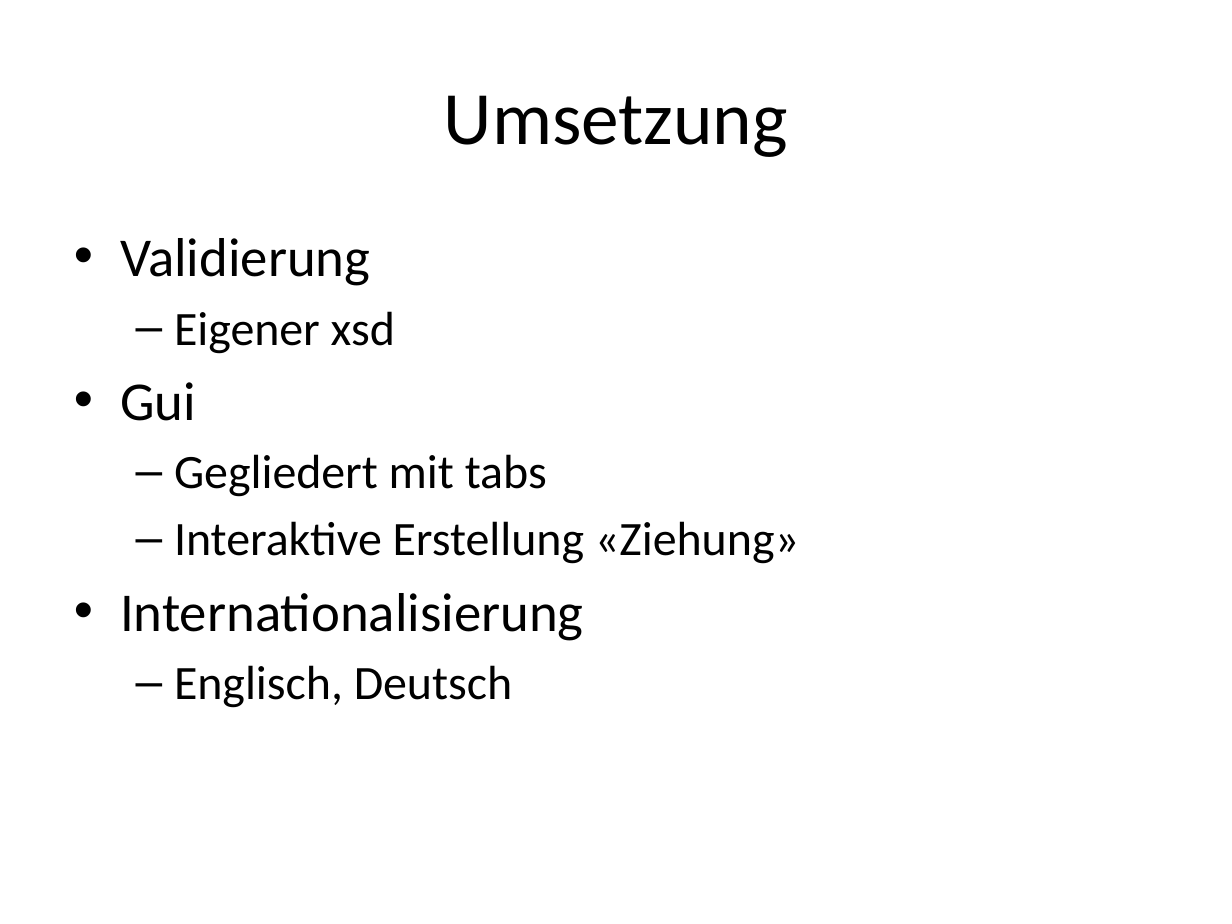
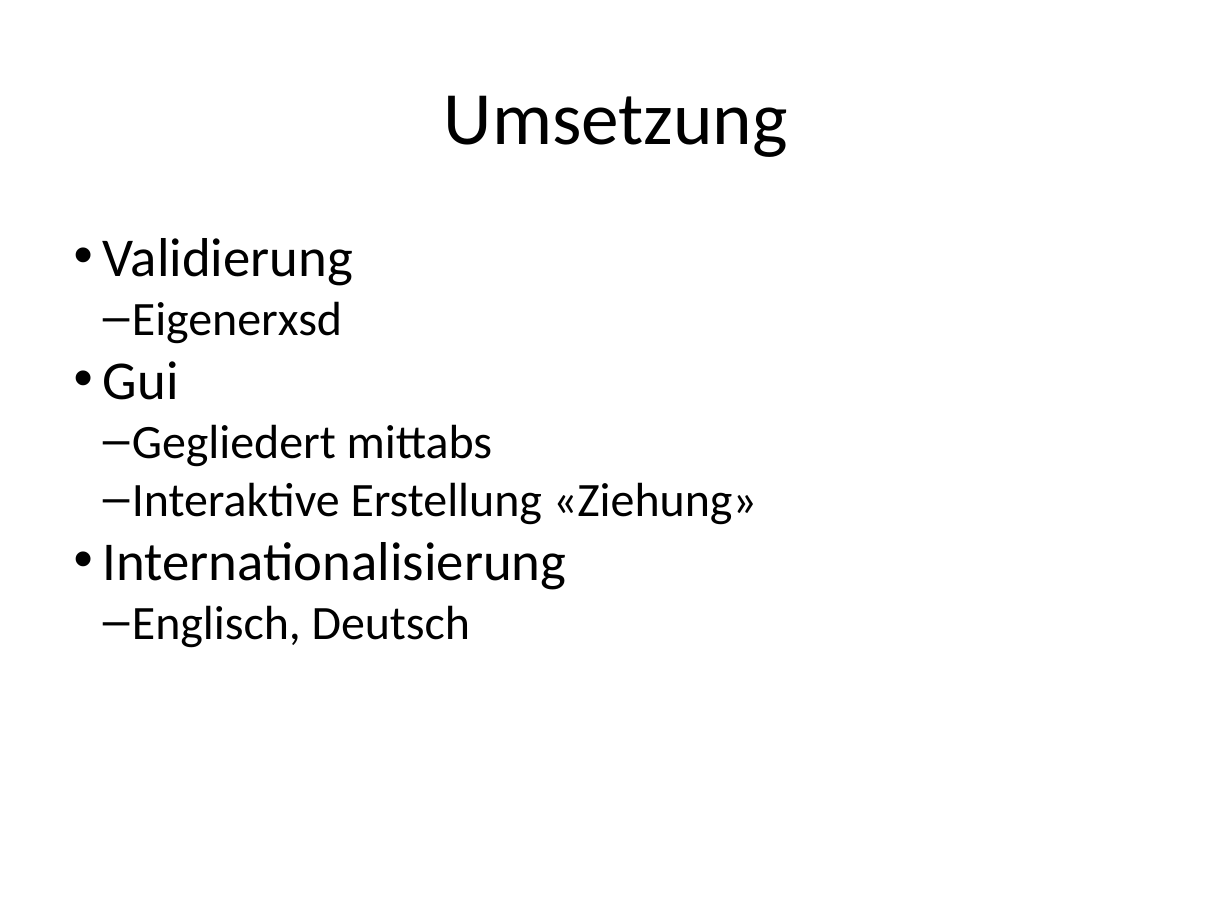
Before and after one commit to Wh0l3/Lotto, a slide deck: slide 5 of Lotto Validierung.pptx. Drawn at 1232x924 pixels with LibreOffice and Linux fonts; fonts in the diff are those of the drawing. Boxes give left, top, right and bottom in pixels: in the first picture for what was removed or moved away, otherwise in the second. Text is boxed around its words. In the diff, an @@ line names an element or a change of style, - is before the commit and + after.

```diff
--- a/Lotto Validierung.pptx
+++ b/Lotto Validierung.pptx
@@ text at box(103, 238, 757, 648): indent changed; less space between paragraphs @@
@@ text at box(132, 301, 342, 344): text changed @@
-  – Eigener xsd
+  – Eigenerxsd
@@ text at box(132, 424, 493, 467): text changed @@
-  – Gegliedert mit tabs
+  – Gegliedert mittabs
```
Also in this commit, not shown: 7 other slides changed, 2 slides added, 8 other files.
